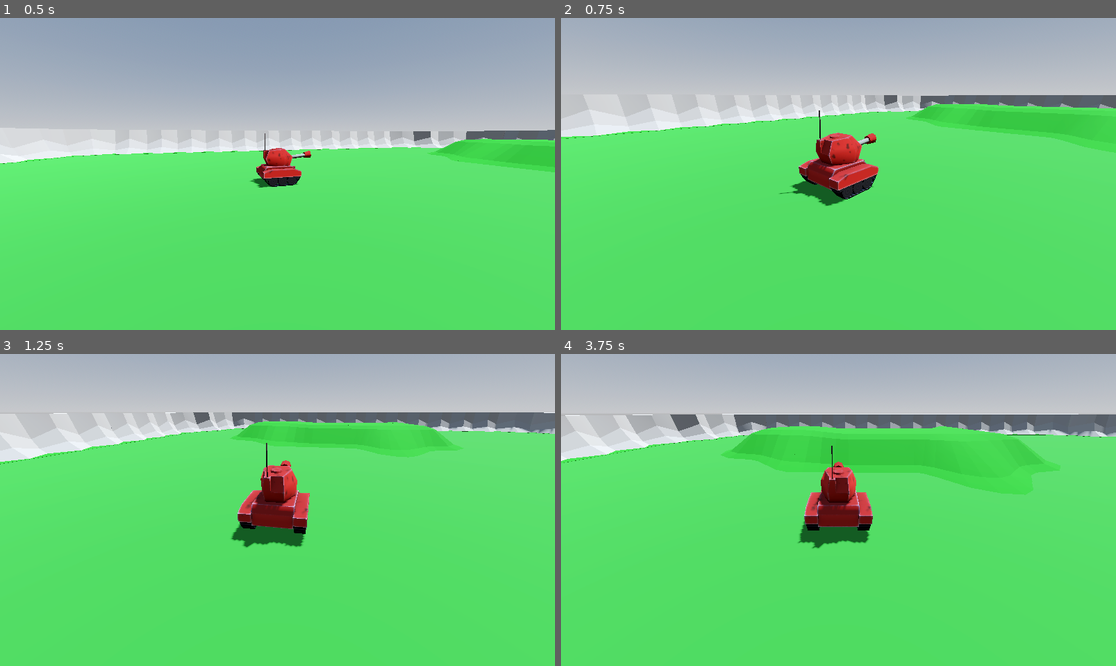
Above: before the commit, frames 1-4 (two rows, left to right).
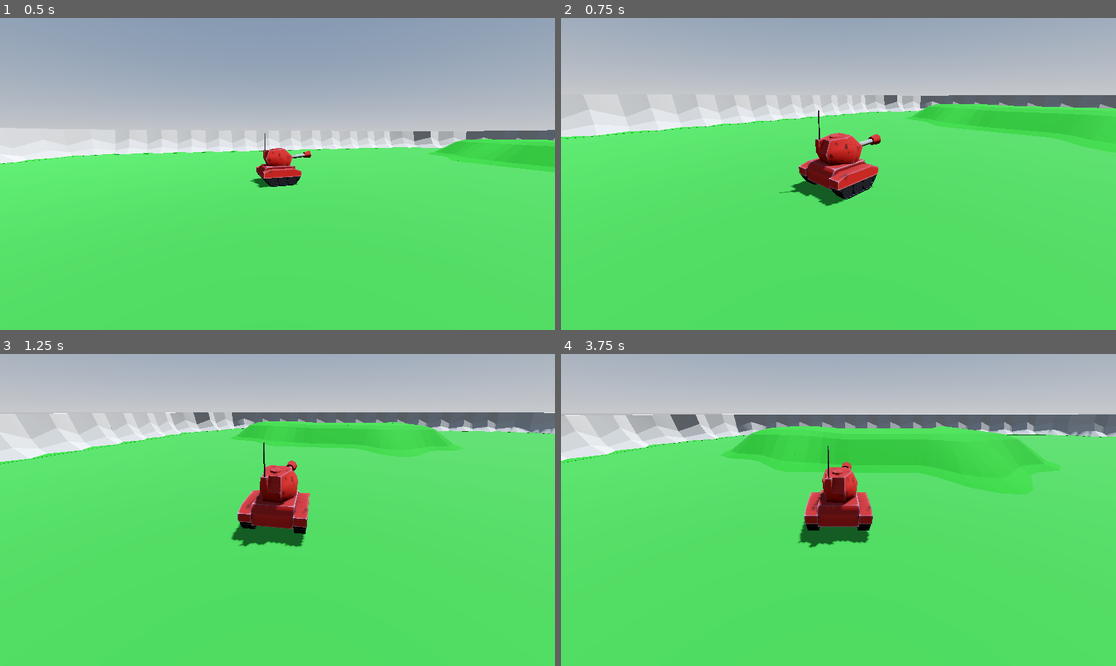
Above: after the commit, the same moments.

Repository: godotrecipes/characterbody3d_examples
Game: Godot game, scene res://world.tscn
The game is run twice, just before and just after one commit, with the same random seed, the same clock (stepped at 60 frames per second) and the same inputs.
Inputs (mouse positions are in pixels of both pictures, inside the frame that each line leads up to):
- Up to frame 1 (0.5 s): no input
- Up to frame 2 (0.75 s): move the mouse to (866, 174) at 0.52 s; hold W (forward) from 0.53 s (still down); click (866, 174) at 0.67 s
- Up to frame 3 (1.25 s): keep holding W (forward)
- Up to frame 4 (3.75 s): keep holding W (forward); move the mouse to (810, 510) at 1.27 s; move the mouse to (849, 503) at 2.02 s; move the mouse to (832, 516) at 2.77 s; click (832, 516) at 2.92 s; move the mouse to (877, 513) at 3.52 s

Frame 1 is identical in both runs. In frame 2, 0.4% of the frame differs, in the area x 39-58%, y 29-58%; in frame 3, 0.3%; in frame 4, 0.4%.
Error before the commit: Attempt to call function 'rotate_y' in base 'null instance' on a null instance. (res://mini_tank.gd:22)

Commit message:
Correct node names to fix errors at runtime

Diff:
--- a/mini_tank.gd
+++ b/mini_tank.gd
@@ -4,8 +4,8 @@
 @export var turn_speed = 0.8
 @export var mouse_sensitivity = 0.002
 
-@onready var head = $"mini_tank 230327/Head_Cube001"
-@onready var gun = $"mini_tank 230327/Cannon_Cube005"
+@onready var head = $"mini_tank 230327/Head_Cube_001"
+@onready var gun = $"mini_tank 230327/Cannon_Cube_005"
 
 var gravity = ProjectSettings.get_setting("physics/3d/default_gravity")
 
